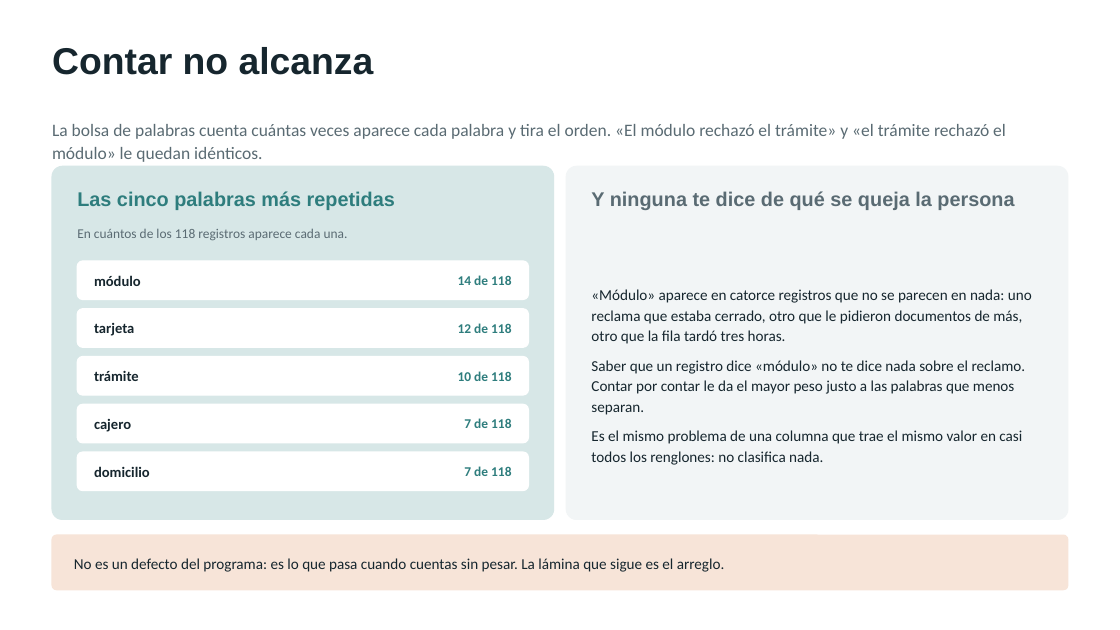
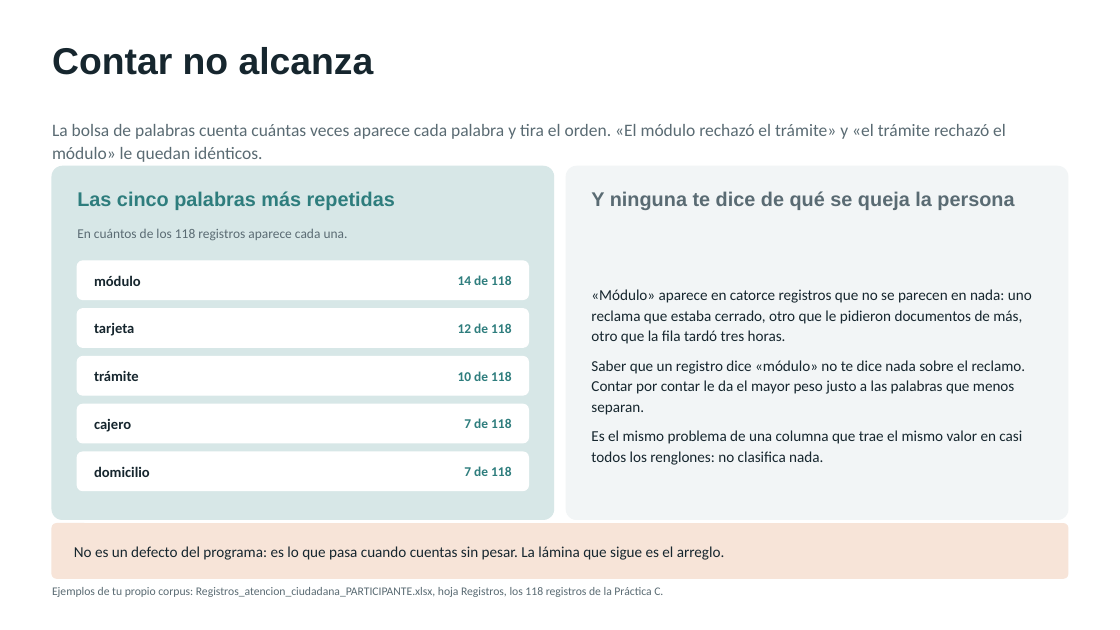
Before and after one commit to marvtrejo/curso-inegi-gen-ai, a slide deck: slide 3 of sesion-04/Anexo_De_las_palabras_a_los_numeros.pptx. Drawn at 1120x630 pixels with LibreOffice and Linux fonts; fonts in the diff are those of the drawing. Boxes give left, top, right and bottom in pixels: in the first picture for what was removed or moved away, otherwise in the second. Text is boxed around its words. In the diff, an @@ line names an element or a change of style, - is before the commit and + after.

```diff
--- a/sesion-04/Anexo_De_las_palabras_a_los_numeros.pptx
+++ b/sesion-04/Anexo_De_las_palabras_a_los_numeros.pptx
@@ rounded rectangle: place and size @@
-rounded rectangle at <box>52,535,1068,590</box>
+rounded rectangle at <box>52,523,1068,578</box>
@@ text "No es un defecto del ...": place and size @@
-text "No es un defecto del ..." at <box>74,558,725,572</box>
+text "No es un defecto del ..." at <box>74,546,725,560</box>
@@ text added at <box>52,587,663,597</box>, 10 pt, text #5A6B73 @@
+Ejemplos de tu propio corpus: Registros_atencion_ciudadana_PARTICIPANTE.xlsx, hoja Registros, los 118 registros de la Práctica C.
```
Also in this commit, not shown: 5 other slides changed, 2 other files.
